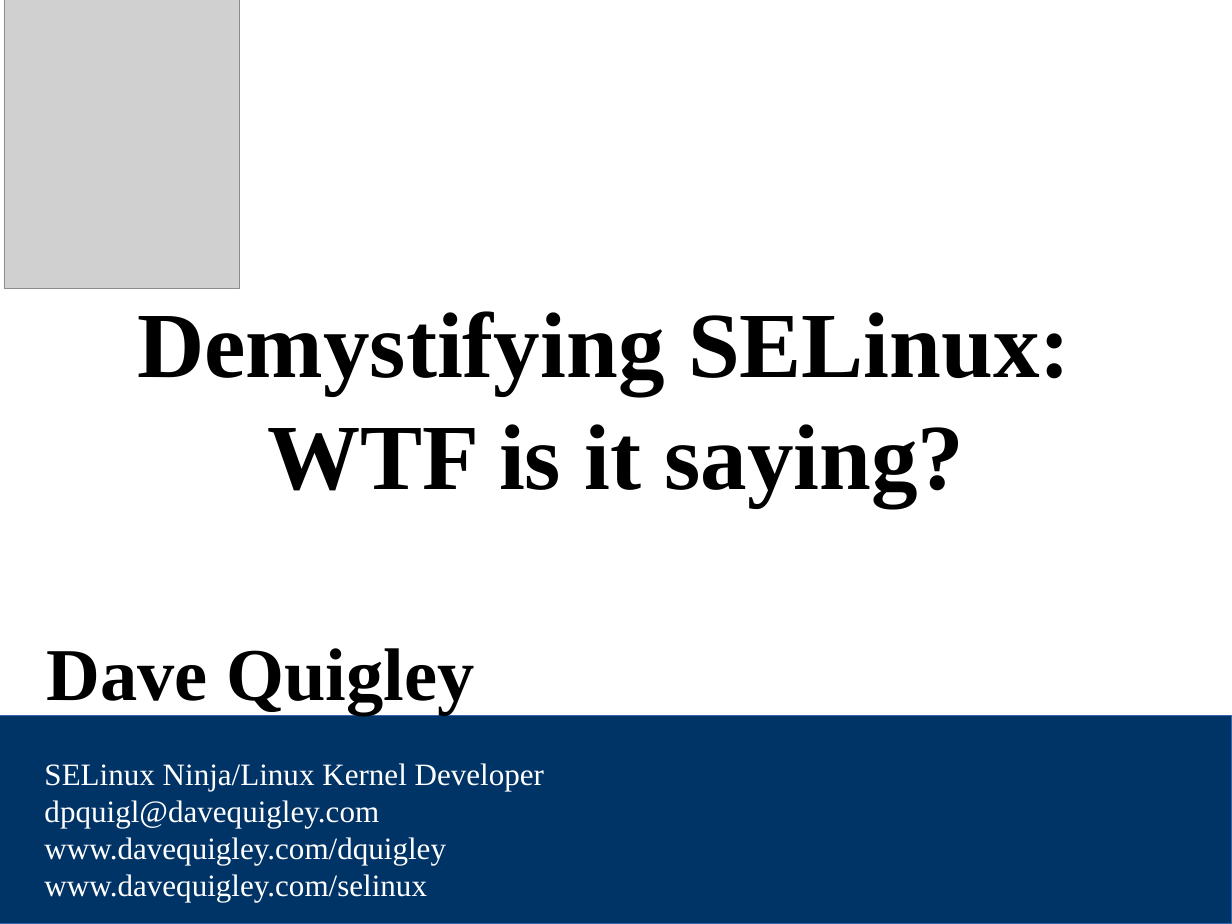
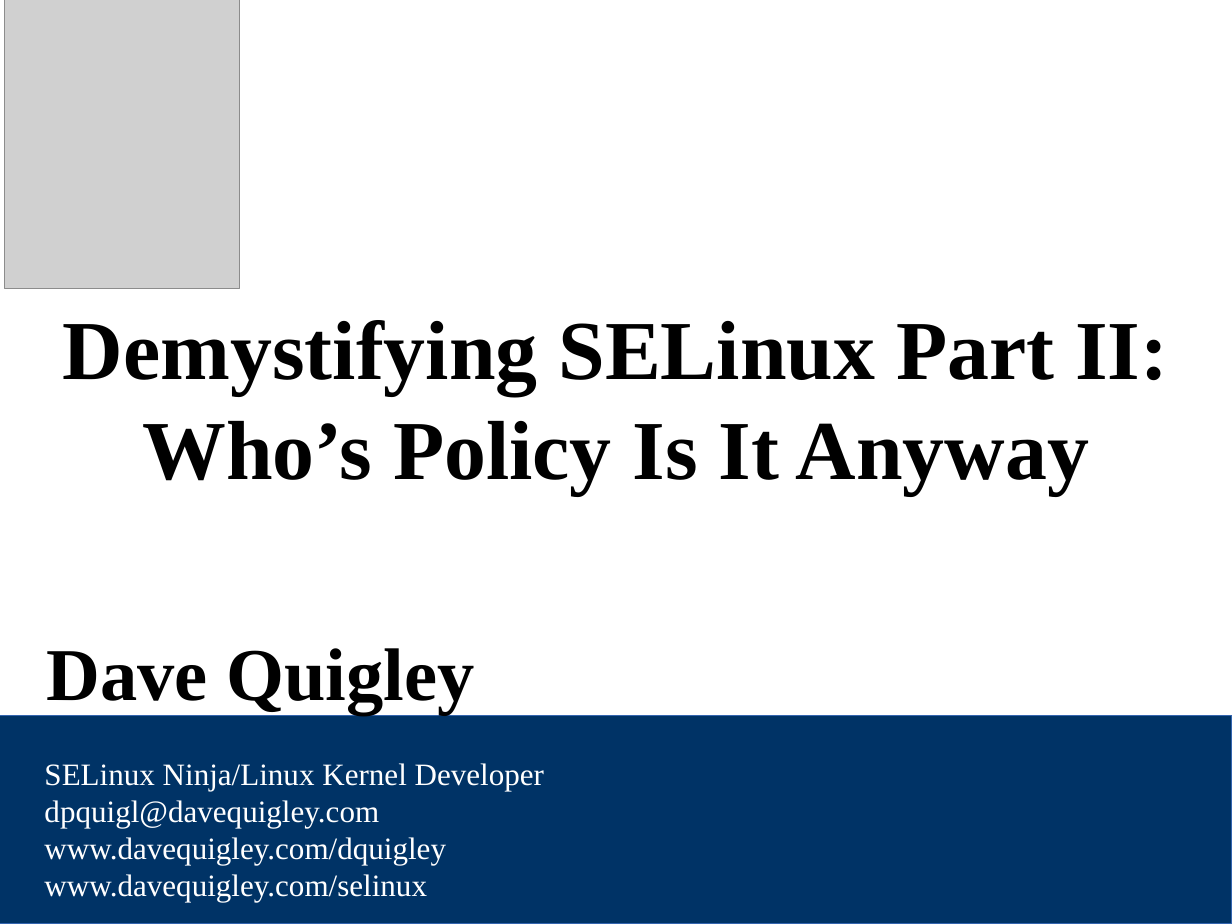
Before and after one commit to dpquigl/demystifying-selinux-part2, a slide deck: slide 1 of demystifying_selinux_OSCON_24JUL2013.odp. Drawn at 1232x924 pixels with LibreOffice and Linux fonts; fonts in the diff are those of the drawing; grey boxes stand for pictures. Boxes give left, top, right and bottom in pixels: in the first picture for what was removed or moved away, otherwise in the second. Text is boxed around its words. In the diff, an @@ line names an element or a change of style, - is before the commit and + after.

```diff
--- a/demystifying_selinux_OSCON_24JUL2013.odp
+++ b/demystifying_selinux_OSCON_24JUL2013.odp
@@ title at box(63, 320, 1168, 495): text changed; size 60 to 54 pt @@
-Demystifying SELinux:
-WTF is it saying?
+Demystifying SELinux Part II:
+Who’s Policy Is It Anyway
```
Also in this commit, not shown: 2 slides added, 1 other file.
